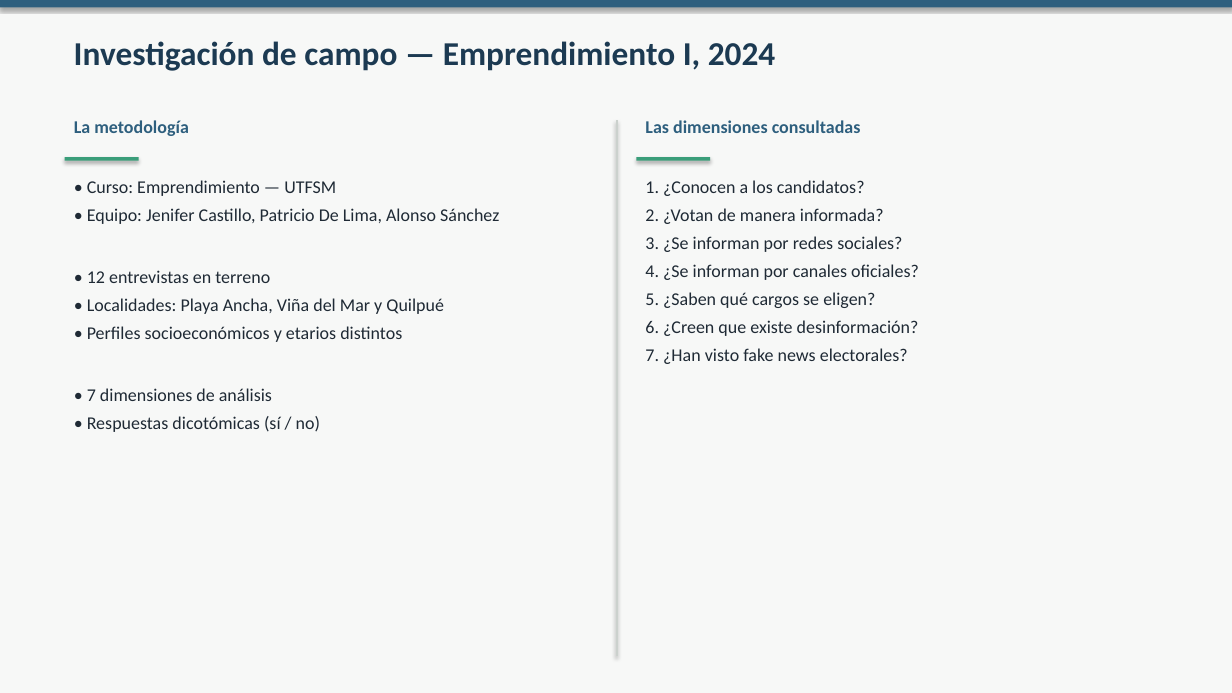
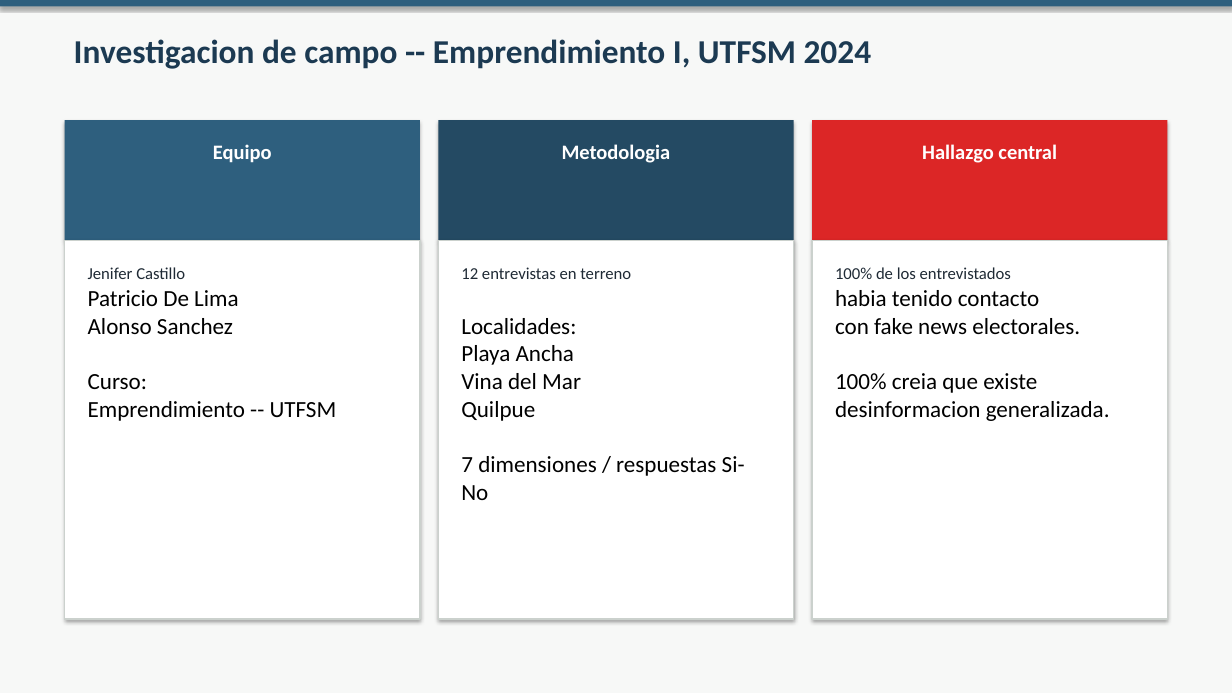
Before and after one commit to whatebria/tinder-decisivo, a slide deck: slide 8 of presentaciones/01_Problema_Investigacion_y_Contexto.pptx. Drawn at 1232x693 pixels with LibreOffice and Linux fonts; fonts in the diff are those of the drawing. Boxes give left, top, right and bottom in pixels: in the first picture for what was removed or moved away, otherwise in the second. Text is boxed around its words. In the diff, an @@ line names an element or a change of style, - is before the commit and + after.

```diff
--- a/presentaciones/01_Problema_Investigacion_y_Contexto.pptx
+++ b/presentaciones/01_Problema_Investigacion_y_Contexto.pptx
@@ text at (x1=74, y1=39, x2=872, y2=69): text changed @@
-Investigación de campo — Emprendimiento I, 2024
+Investigacion de campo -- Emprendimiento I, UTFSM 2024
@@ rectangle added at (x1=65, y1=120, x2=420, y2=240), fill #2E5F7E @@
@@ text at (x1=213, y1=144, x2=272, y2=163): text changed; size 14 to 16 pt; text colour #2E5F7E to #FFFFFF @@
-La metodología
+Equipo
@@ rectangle added at (x1=438, y1=120, x2=793, y2=240), fill #244A63 @@
@@ text added at (x1=562, y1=144, x2=671, y2=163), 16 pt, text #FFFFFF, bold @@
+Metodologia
@@ rectangle removed at (x1=616, y1=120, x2=618, y2=656) @@
@@ text removed at (x1=645, y1=120, x2=861, y2=133) @@
-Las dimensiones consultadas
@@ rectangle added at (x1=812, y1=120, x2=1167, y2=240), fill #DC2626 @@
@@ text added at (x1=922, y1=144, x2=1057, y2=163), 16 pt, text #FFFFFF, bold @@
+Hallazgo central
@@ rectangle removed at (x1=65, y1=157, x2=139, y2=161) @@
@@ rectangle removed at (x1=637, y1=157, x2=711, y2=161) @@
@@ text removed at (x1=645, y1=180, x2=919, y2=364) @@
-1. ¿Conocen a los candidatos?
-2. ¿Votan de manera informada?
-3. ¿Se informan por redes sociales?
-4. ¿Se informan por canales oficiales?
-5. ¿Saben qué cargos se eligen?
-6. ¿Creen que existe desinformación?
-7. ¿Han visto fake news electorales?
@@ rectangle added at (x1=65, y1=240, x2=420, y2=619), fill #FFFFFF, outline #CBD1CD 1 pt @@
@@ text at (x1=88, y1=267, x2=238, y2=334): text changed; size 14 to 18 pt; text colour #1F2A35 to #000000 @@
-• Curso: Emprendimiento — UTFSM
-• Equipo: Jenifer Castillo, Patricio De Lima, Alonso Sánchez
-• 12 entrevistas en terreno
-• Localidades: Playa Ancha, Viña del Mar y Quilpué
-• Perfiles socioeconómicos y etarios distintos
-• 7 dimensiones de análisis
-• Respuestas dicotómicas (sí / no)
+Jenifer Castillo
+Patricio De Lima
+Alonso Sanchez
+Curso:
+Emprendimiento -- UTFSM
@@ rectangle added at (x1=438, y1=240, x2=793, y2=619), fill #FFFFFF, outline #CBD1CD 1 pt @@
@@ text added at (x1=461, y1=267, x2=745, y2=500), 18 pt, text #000000 @@
+12 entrevistas en terreno
+Localidades:
+Playa Ancha
+Vina del Mar
+Quilpue
+7 dimensiones / respuestas Si-No
@@ rectangle added at (x1=812, y1=240, x2=1167, y2=619), fill #FFFFFF, outline #CBD1CD 1 pt @@
@@ text added at (x1=835, y1=267, x2=1080, y2=334), 18 pt, text #000000 @@
+100% de los entrevistados
+habia tenido contacto
+con fake news electorales.
+100% creia que existe
+desinformacion generalizada.
```
Also in this commit, not shown: 9 other slides changed, 5 slides added, 5 slides removed, 10 other files.
